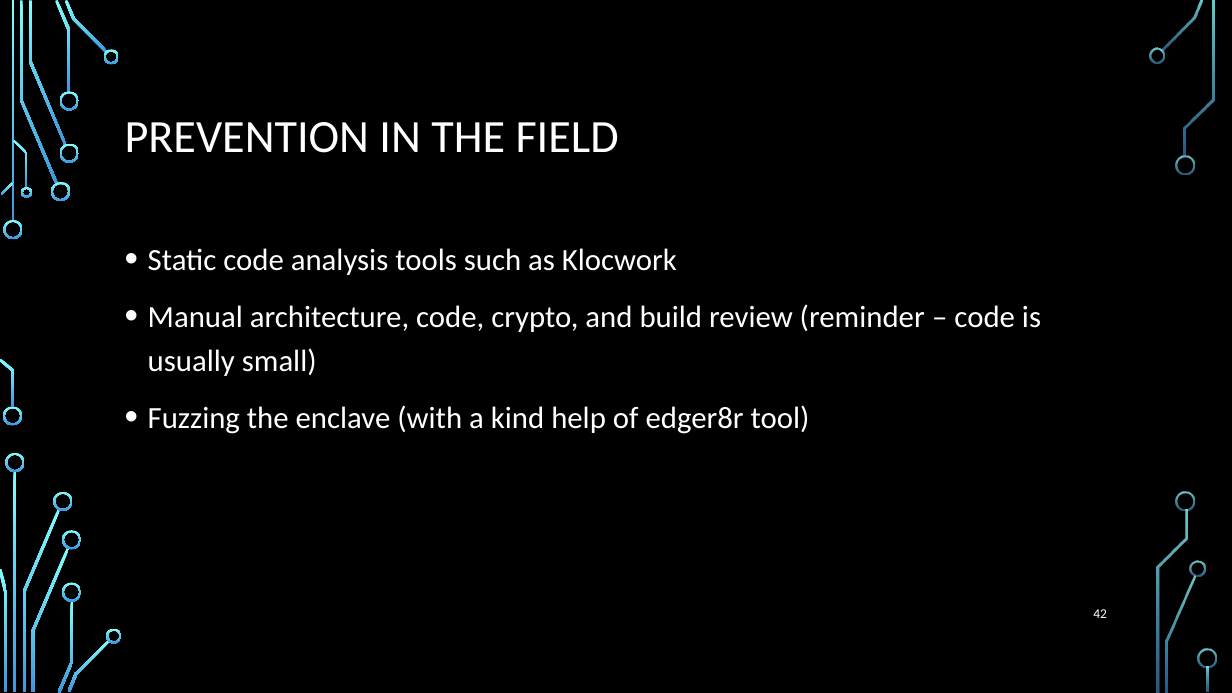
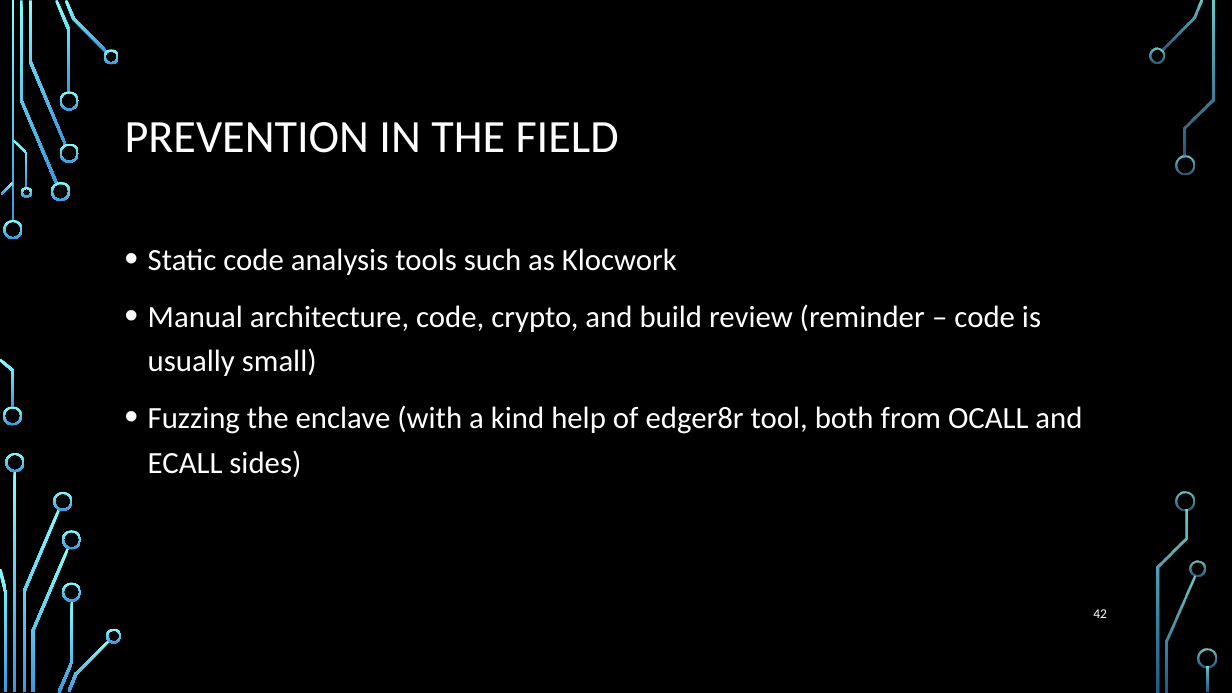
Before and after one commit to wireshrink/RECONMTL-2017, a slide deck: slide 42 of docs/SGX Enclave Programming - Common Mistakes.pptx. Drawn at 1232x693 pixels with LibreOffice and Linux fonts; fonts in the diff are those of the drawing; background and template pictures are left out. Boxes give left, top, right and bottom in pixels: in the first picture for what was removed or moved away, otherwise in the second. Text is boxed around its words. In the diff, an @@ line names an element or a change of style, - is before the commit and + after.

Commit message:
Presentation updates and misspelling example

```diff
--- a/docs/SGX Enclave Programming - Common Mistakes.pptx
+++ b/docs/SGX Enclave Programming - Common Mistakes.pptx
@@ text at <box>148,405,1082,477</box>: text changed @@
-• Fuzzing the enclave (with a kind help of edger8r tool)
+• Fuzzing the enclave (with a kind help of edger8r tool, both from OCALL and ECALL sides)
```
Also in this commit, not shown: 2 other files.
